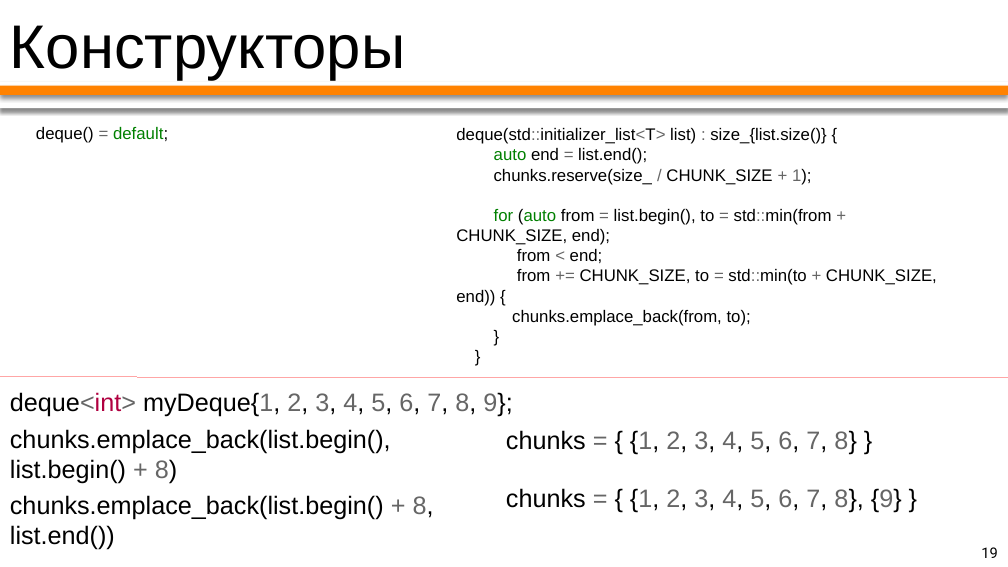
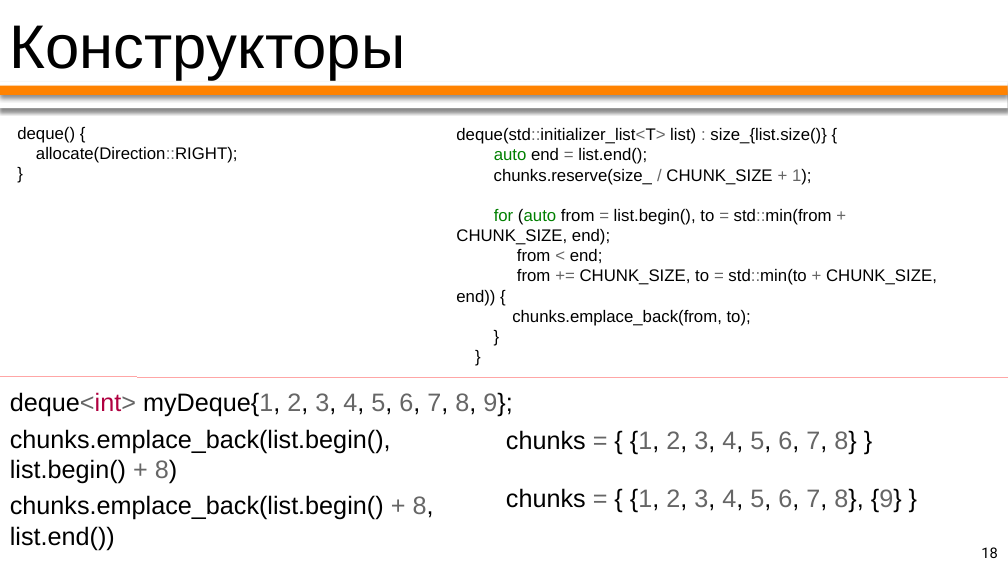
Before and after one commit to PatriotRossii/ducktalks_0, a slide deck: slide 18 of deque/appendix/deque. Устройство и реализация.pptx (slide 19 before the commit). Drawn at 1008x567 pixels with LibreOffice and Linux fonts; fonts in the diff are those of the drawing. Boxes give left, top, right and bottom in pixels: in the first picture for what was removed or moved away, otherwise in the second. Text is boxed around its words. In the diff, an @@ line names an element or a change of style, - is before the commit and + after.

```diff
--- a/deque/appendix/deque. Устройство и реализация.pptx
+++ b/deque/appendix/deque. Устройство и реализация.pptx
@@ text at bbox=[17, 127, 238, 163]: text changed @@
-deque() = default;
+deque() {
+allocate(Direction::RIGHT);
+}
@@ page number at bbox=[981, 547, 997, 558]: text changed @@
-19
+18
```
Also in this commit, not shown: 2 other slides changed, 1 slide removed, 3 other files.
